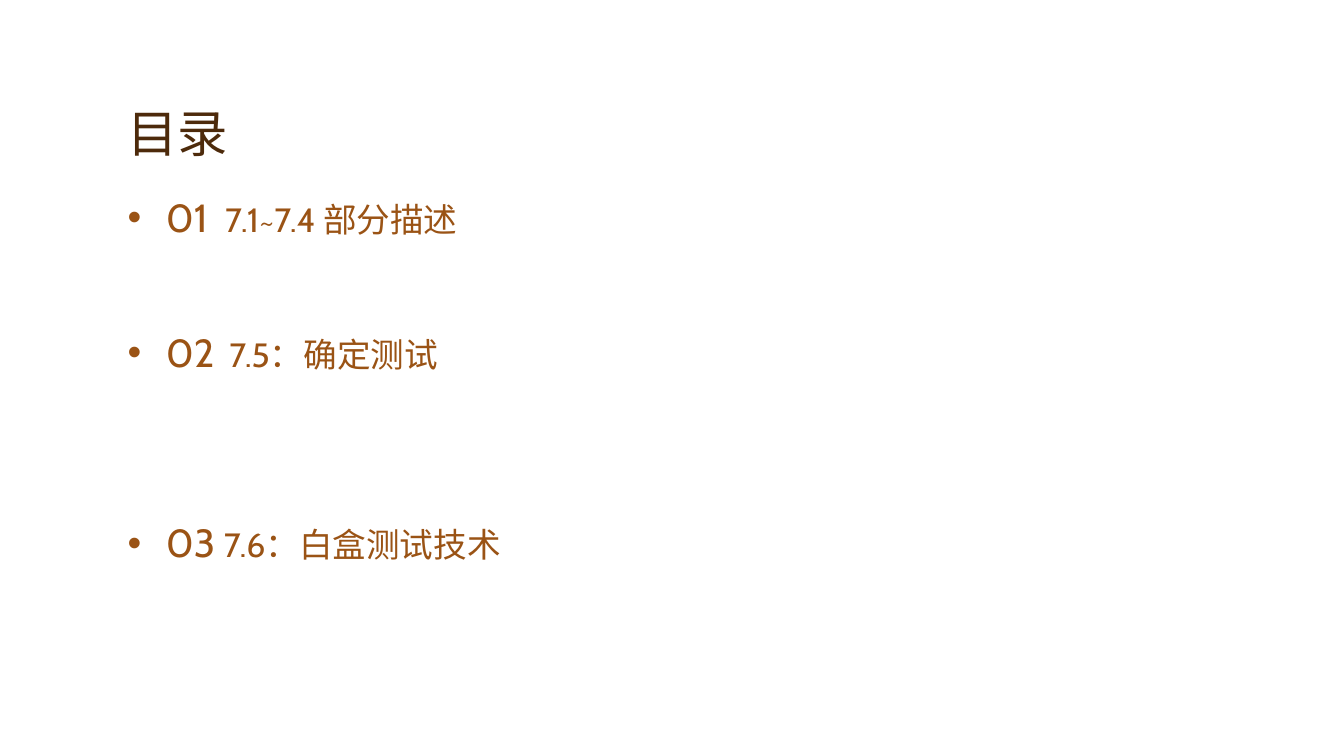
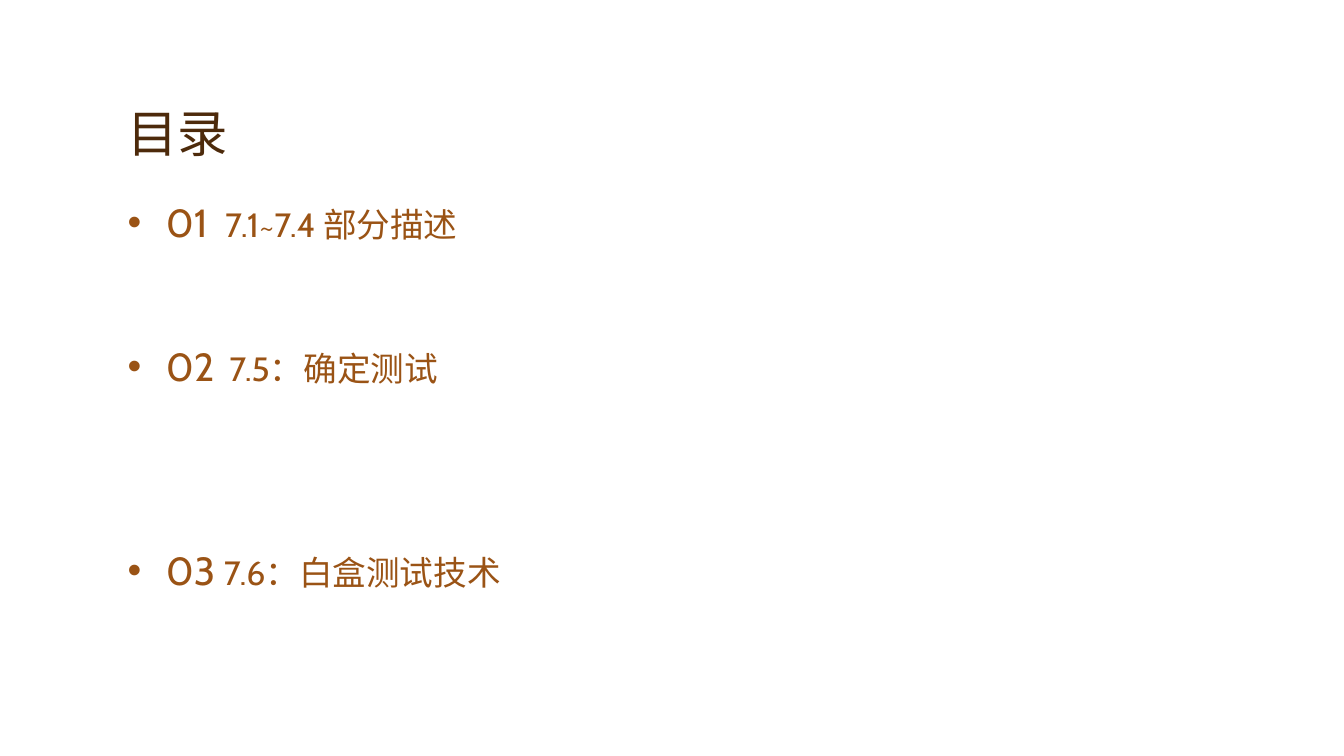
Before and after one commit to G17workfordadoudou/dadoudou, a slide deck: slide 2 of G17小组翻转课堂(1)(1).pptx. Drawn at 1344x756 pixels with LibreOffice and Linux fonts; fonts in the diff are those of the drawing; background and template pictures are left out. Boxes give left, top, right and bottom in pixels: in the first picture for what was removed or moved away, otherwise in the second. Text is boxed around its words. In the diff, an @@ line names an element or a change of style, - is before the commit and + after.

Commit message:
nt

```diff
--- a/G17小组翻转课堂(1)(1).pptx
+++ b/G17小组翻转课堂(1)(1).pptx
@@ text "01 7.1~7.4 部分描述" at (166, 208, 501, 588): line spacing 0.9 to 1 @@
```
Also in this commit, not shown: 10 slides added.
